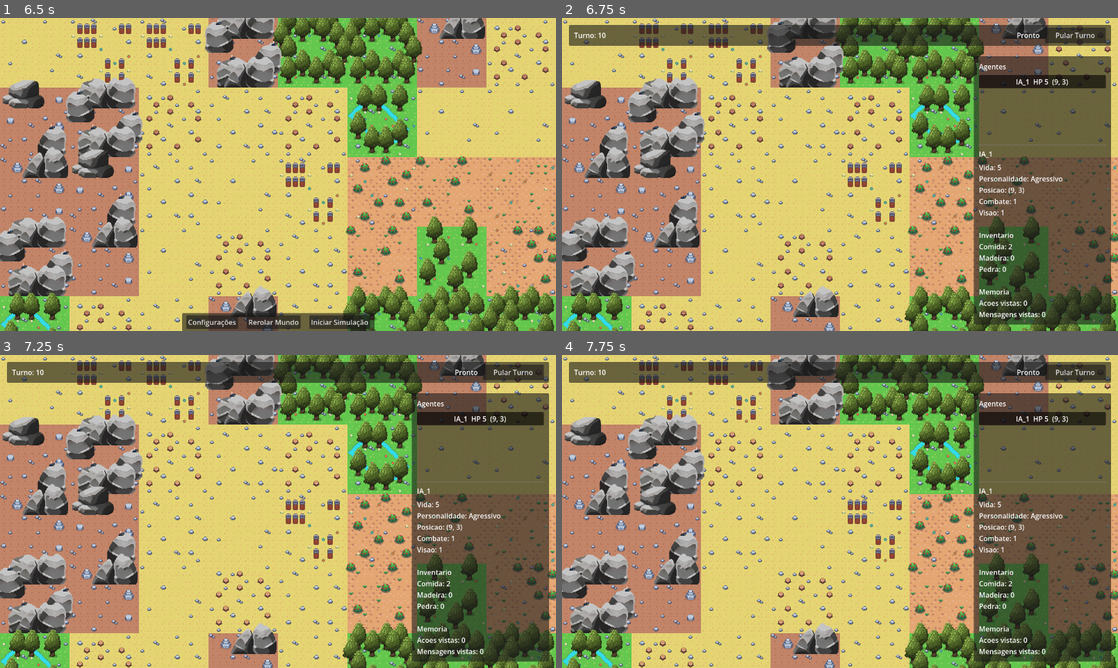
Above: before the commit, frames 1-4 (two rows, left to right).
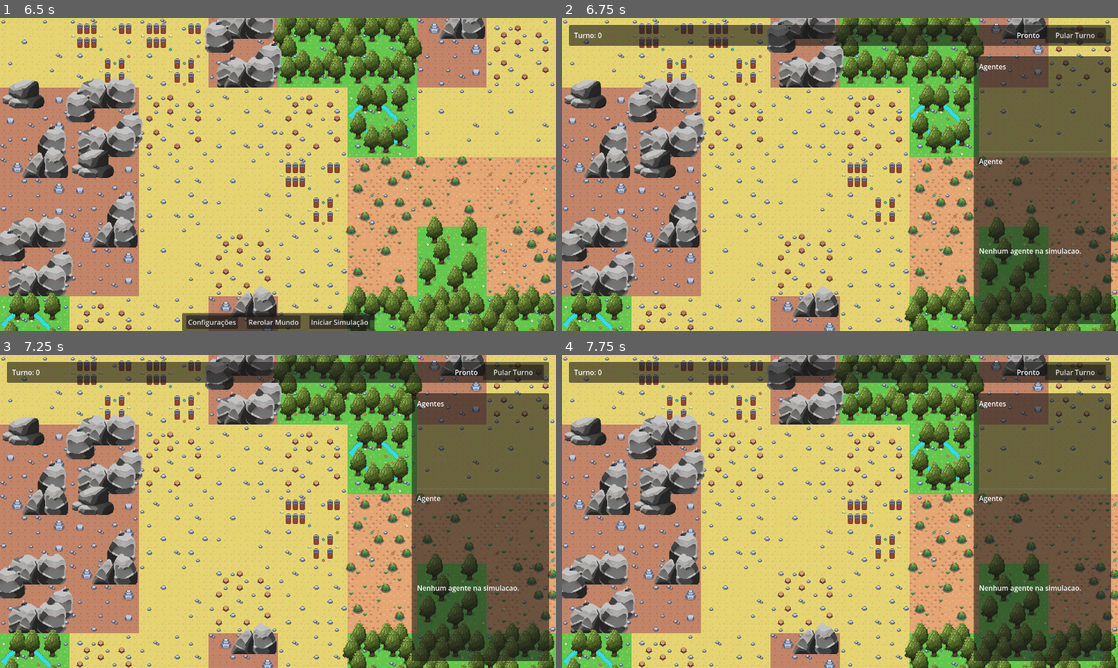
Above: after the commit, the same moments.

Repository: GabrielLaporte02/G_GCRP_Civilization
Game: Godot game, scene res://scenes/SetupScreen.tscn
Same seed, same stepped clock (60 frames per second), same inputs: the game is played once before the commit and once after it.
Inputs (mouse positions are in pixels of both pictures, inside the frame that each line leads up to):
- Up to frame 1 (6.5 s): click "Normal" at 0.5 s; click "Normal" at 1.25 s; click "Normal" at 2 s; click "Normal" at 2.75 s; click "Normal" at 3.5 s; click "Normal" at 4.25 s; click "10" at 5 s; click "Gerar Mundo" at 5.75 s
- Up to frame 2 (6.75 s): click "Iniciar Simulação" at 6.5 s
- Up to frame 3 (7.25 s): no input
- Up to frame 4 (7.75 s): click (1040, 417) at 7.25 s, where only the run before the commit has a clickable "IA_1 HP 5 (9, 3)"

Frame 1 is identical in both runs. In frame 2, 2.2% of the frame differs, in the area x 6-99%, y 4-98%; in frame 3, 2.2%; in frame 4, 2.2%.
Error after the commit: Parse Error: Cannot find member "AGGRESSIVE" in base "AgentData.AgentType". (res://core/ui/simulation_hud.gd:132)

Commit message:
Correções de erro para gera mensagem

Diff:
--- a/g-gcrp-civilization/core/api/agent_comm_manager.gd
+++ b/g-gcrp-civilization/core/api/agent_comm_manager.gd
@@ -1,7 +1,5 @@
 extends API_Communication
 class_name Agent_Comm_Manager
-
-@export var game_data_manager : Game_Data_Manager
 
 # --- Funções de mensagens  ---------------------------------------------------------------------- #
 # Cria o prompt inicial que da o contexto a IA e indica como ela deve se comportar.
@@ -53,18 +51,28 @@
 
 Com base nas informações acima:
 
-- Escolha exatamente DUAS ações.
+Escolha uma ação:
+"atacar nome_do_alvo"
+"cooperar"
+"fugir"
+"melhorar_arma"
+"curar"
+"melhorar_visao"
+"transformar_recurso recurso_1 recurso_2"
 
-- Caso exista um agente adjacente no início do turno,
-escolha também uma interação e indique o alvo.
+Escreva uma mensagem:
+Voce pode escrever uma mensagem de no máximo 80 caracteres ou uma string vazia.
 
-- Caso não exista agente adjacente:
+Escolha um movimento:
+"mover_norte"
+"mover_sul"
+"mover_leste"
+"mover_oeste"
+"ficar"
 
-"acao": null
+Responda No formato JSON.
 
-"alvo": null
-
-- Envie uma mensagem de no máximo 50 caracteres ou uma string vazia.
+{"ação":"ação_escolhida", "mensagem":"mensagem_escrita", "movimento":"movimento_escolhido"}
 
 Responda SOMENTE com o JSON especificado no System Prompt.
 """
@@ -98,5 +106,7 @@
 # ------------------------------------------------------------------------------------------------ #
 # --- Funções de comunicação com IA  ------------------------------------------------------------- #
 func send_message(agent_id:String):
-	send_request(create_message_to_agent(agent_id))
+	var message = create_message_to_agent(agent_id)
+	#print(message)
+	send_request(message)
 # ------------------------------------------------------------------------------------------------ #
--- a/g-gcrp-civilization/core/api/api_comm.gd
+++ b/g-gcrp-civilization/core/api/api_comm.gd
@@ -1,4 +1,4 @@
-extends Node2D
+extends Node
 class_name API_Communication
 
 # Sinal utilizado para conectar com funções que serão executadas quando a
@@ -25,7 +25,7 @@
 # - Variaveis da API:
 var url = "https://api.replicate.com/v1/predictions"
 # Substitua pelo seu token de API
-var token = "r8_9KRYViL5VCGUOrMLmJsjXErgoexfxLw3Xy79b"
+var token = "Bote seu token aqui"
 # Bote o modelo que vocé deseja utilizar
 var model = "openai/gpt-4.1-mini"
 
@@ -100,7 +100,12 @@
 	var json = JSON.parse_string(body.get_string_from_utf8())
 	# Estado de criação: obtem o status e faz a consulta do resultado.
 	if current_request_stage == Request_Stages.CREATE:
-		get_request_url = json["urls"]["get"]
+		if json.has("urls") and json["urls"].has("get"):
+			get_request_url = json["urls"]["get"]
+		else:
+			print("Resposta inesperada:")
+			print(json)
+			return
 		current_request_stage = Request_Stages.POLL
 		await get_tree().create_timer(1.0).timeout
 		_check_result(get_request_url)
--- a/g-gcrp-civilization/core/data/agent_data.gd
+++ b/g-gcrp-civilization/core/data/agent_data.gd
@@ -2,8 +2,10 @@
 class_name AgentData
 
 enum AgentType {
-	AGGRESSIVE,
-	COOPERATIVE
+	Cooperador,
+	Egoista,
+	Agressivo,
+	Estratégico
 }
 
 enum InteracActions{
@@ -56,12 +58,12 @@
 var seen_actions = []
 var seen_messages = []
 
-var known_map : Array[Array]
-var seen_map : Array[Array]
+var known_map = []
+var seen_map = []
 
 
 # --- Funções do sistema  ------------------------------------------------------------------------ #
-func _init(_agent_name: String = "", _personality: AgentType = AgentType.COOPERATIVE,
+func _init(_agent_name: String = "", _personality: AgentType = AgentType.Cooperador,
 			_position: Vector2i = Vector2i.ZERO) -> void:
 
 	agent_name = _agent_name
@@ -127,9 +129,21 @@
 	for data in vision_data:
 		var pos: Vector2i = data["position"]
 		var tile: GridTile = data["tile"]
+		var is_food = false
+		var is_wood = false
+		var is_stone = false
+		match tile.type:
+			0:
+				pass
+			1:
+				is_wood = true
+			2:
+				is_food = true
+			3:
+				is_stone = true
 		var agents = data["agents"]
 		var memory := TileMemory.new(pos.x, pos.y)
-		memory.update(tile.food, tile.wood, tile.stone, agents)
+		memory.update(is_food, is_wood, is_stone, agents)
 		# Add TileMemory a matriz:
 		var local_x = pos.x - min_x
 		var local_y = pos.y - min_y
@@ -168,3 +182,16 @@
 func get_seen_messages():
 	return seen_messages
 # ------------------------------------------------------------------------------------------------ #
+
+func personality_as_text():
+	var text = ""
+	match personality:
+		AgentType.Cooperador:
+			text = "Cooperador"
+		AgentType.Egoista:
+			text = "Egoista"
+		AgentType.Agressivo:
+			text = "Agressivo"
+		AgentType.Estratégico:
+			text = "Estratégico"
+	return text
--- a/g-gcrp-civilization/core/data/game_data_manager.gd
+++ b/g-gcrp-civilization/core/data/game_data_manager.gd
@@ -15,6 +15,8 @@
 # --- Funções do sistema  ------------------------------------------------------------------------ #
 func _ready() -> void:
 	_initialize_empty_grid()
+	register_agent("1", Vector2i(1,1), AgentData.AgentType.Cooperador)
+	register_agent("2", Vector2i(1,6), AgentData.AgentType.Cooperador)
 # ------------------------------------------------------------------------------------------------ #
 # --- AI Agents ---------------------------------------------------------------------------------- #
 func register_agent(agent_id: String, start_position: Vector2i, personality: AgentData.AgentType) -> bool:
@@ -39,13 +41,13 @@
 	var agent = _ai_agents[agent_id]
 	var status_string = ""
 	status_string += "Nome: " + agent.agent_name + "\n"
-	status_string += "Vida: " + agent.health + "\n"
-	status_string += "Combate: " + agent.combat_power + "\n"
-	status_string += "Visão: " + agent.vision_range + "\n"
-	status_string += "Personalidade: " + agent.personality + "\n"
-	status_string += "Comida: " + agent.inventory["food"] + "\n"
-	status_string += "Madeira: " + agent.inventory["wood"] + "\n"
-	status_string += "Pedra: " + agent.inventory["stone"] + "\n"
+	status_string += "Vida: " + str(agent.health) + "\n"
+	status_string += "Combate: " + str(agent.combat_power) + "\n"
+	status_string += "Visão: " + str(agent.vision_range) + "\n"
+	status_string += "Personalidade: " + agent.personality_as_text() + "\n"
+	status_string += "Comida: " + str(agent.inventory["food"]) + "\n"
+	status_string += "Madeira: " + str(agent.inventory["wood"]) + "\n"
+	status_string += "Pedra: " + str(agent.inventory["stone"]) + "\n"
 	return status_string
 
 # Retorna o mapa conhecido pelo agente, em forma de texto.
@@ -99,7 +101,7 @@
 	for i in get_agent_recent_seen_actions_index(agent_id, action_remember_amout):
 		var action = event_log["Actions"][i]
 		text += action.text + "\n"
-		return text
+	return text
 
 # Retorna texto com as mensagens recentemente recebidas e enviadas pelo agente.
 func get_agent_conversations(agent_id: String):
@@ -109,7 +111,7 @@
 	for i in get_agent_recent_seen_messages_index(agent_id, message_remember_amout):
 		var message = event_log["Messages"][i]
 		text += message.text + "\n"
-		return text
+	return text
 
 func update_agent_stat(agent_id: String, stat_name: String, value: int) -> void:
 	if not _ai_agents.has(agent_id):
@@ -246,7 +248,7 @@
 		return
 	var agent = _ai_agents[agent_id]
 	var seen_actions_size = agent.get_seen_actions().size()
-	return agent.memory.actions.slice(max(seen_actions_size - amount, 0),
+	return agent.get_seen_actions().slice(max(seen_actions_size - amount, 0),
 									  seen_actions_size)
 
 # Retorna lista com os indices das mensagens recentemente recebidas e enviadas
@@ -257,6 +259,6 @@
 		return
 	var agent = _ai_agents[agent_id]
 	var seen_messages_size = agent.get_seen_messages().size()
-	return agent.memory.actions.slice(max(seen_messages_size - amount, 0),
+	return agent.get_seen_messages().slice(max(seen_messages_size - amount, 0),
 									  seen_messages_size)
 # ------------------------------------------------------------------------------------------------ #
--- a/g-gcrp-civilization/core/data/tile_memory.gd
+++ b/g-gcrp-civilization/core/data/tile_memory.gd
@@ -15,7 +15,7 @@
 	tile_cord = Vector2i(x, y)
 
 # Atualiza o que tem no tile.
-func update(food: bool, wood: bool, stone: bool, visible_agents: Array[String]) -> void:
+func update(food: bool, wood: bool, stone: bool, visible_agents: Array) -> void:
 	known = true
 	has_food = food
 	has_wood = wood
Not shown, changed: g-gcrp-civilization/core/api/System_Prompt_Agente_IA_Civilization.txt
